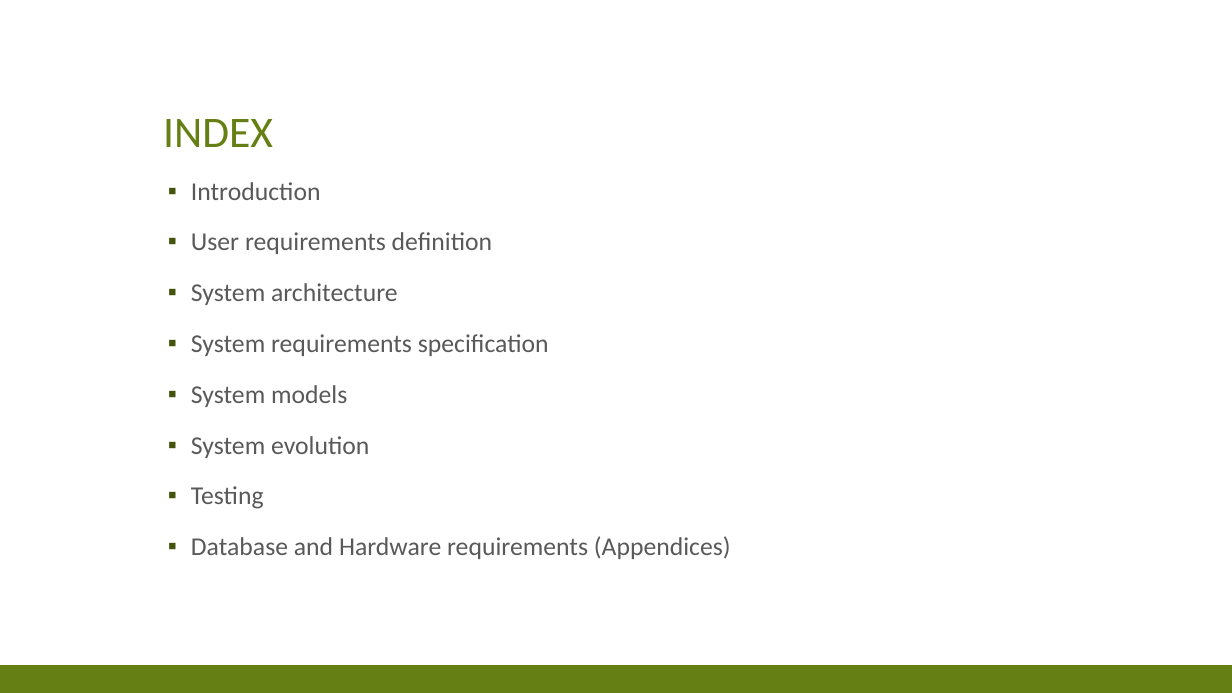
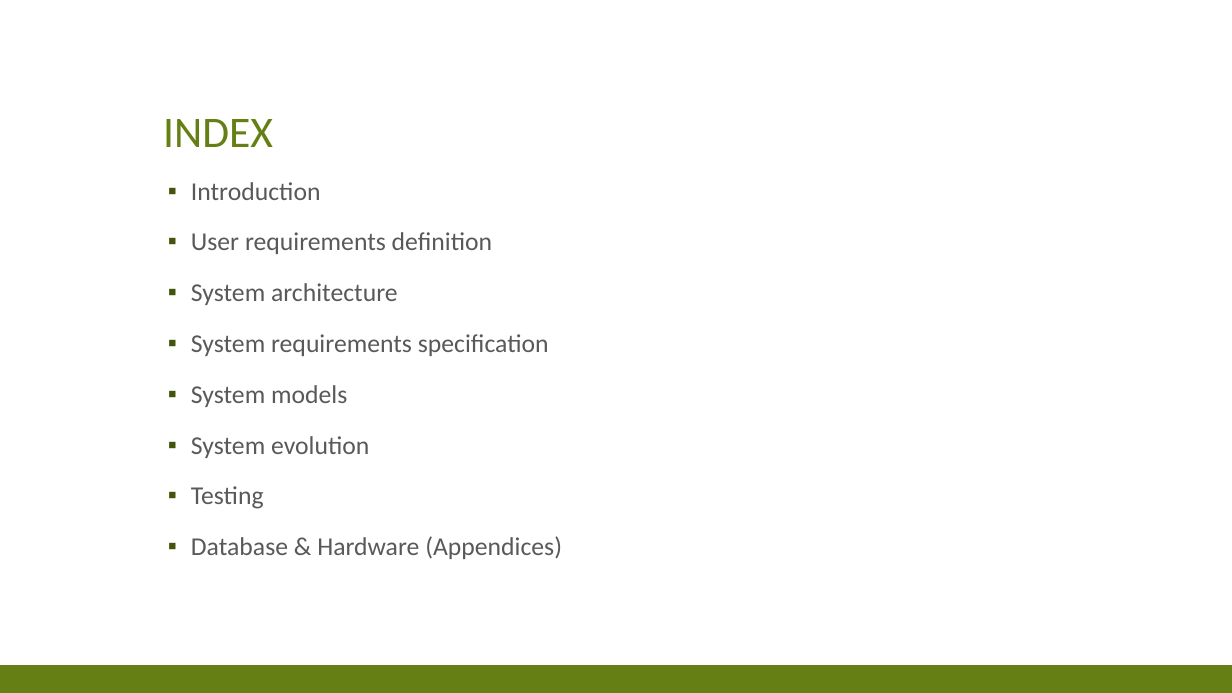
Before and after one commit to res13/ch.bfh.bti7081.s2018.white, a slide deck: slide 2 of doc/task02/Presentation_2.pptx. Drawn at 1232x693 pixels with LibreOffice and Linux fonts; fonts in the diff are those of the drawing. Boxes give left, top, right and bottom in pixels: in the first picture for what was removed or moved away, otherwise in the second. Text is boxed around its words. In the diff, an @@ line names an element or a change of style, - is before the commit and + after.

Commit message:
Added presentation slides (Testing, Db & HW) Appendices Added

```diff
--- a/doc/task02/Presentation_2.pptx
+++ b/doc/task02/Presentation_2.pptx
@@ text at <box>191,536,562,559</box>: text changed @@
-▪ Database and Hardware requirements (Appendices)
+▪ Database & Hardware (Appendices)
```
Also in this commit, not shown: 2 slides added, 2 other files.
